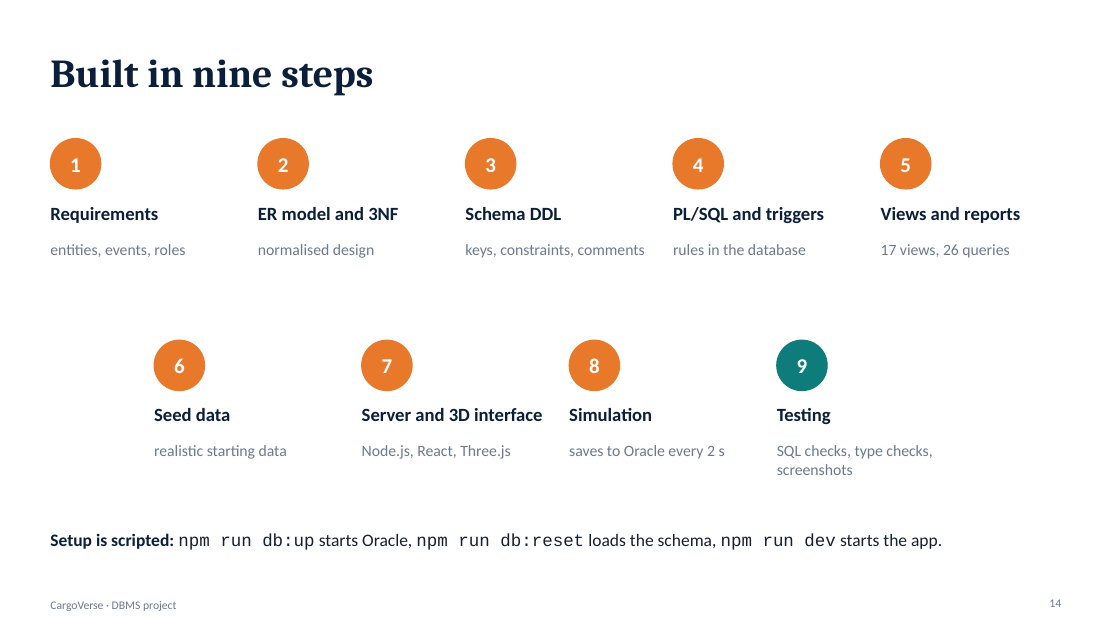
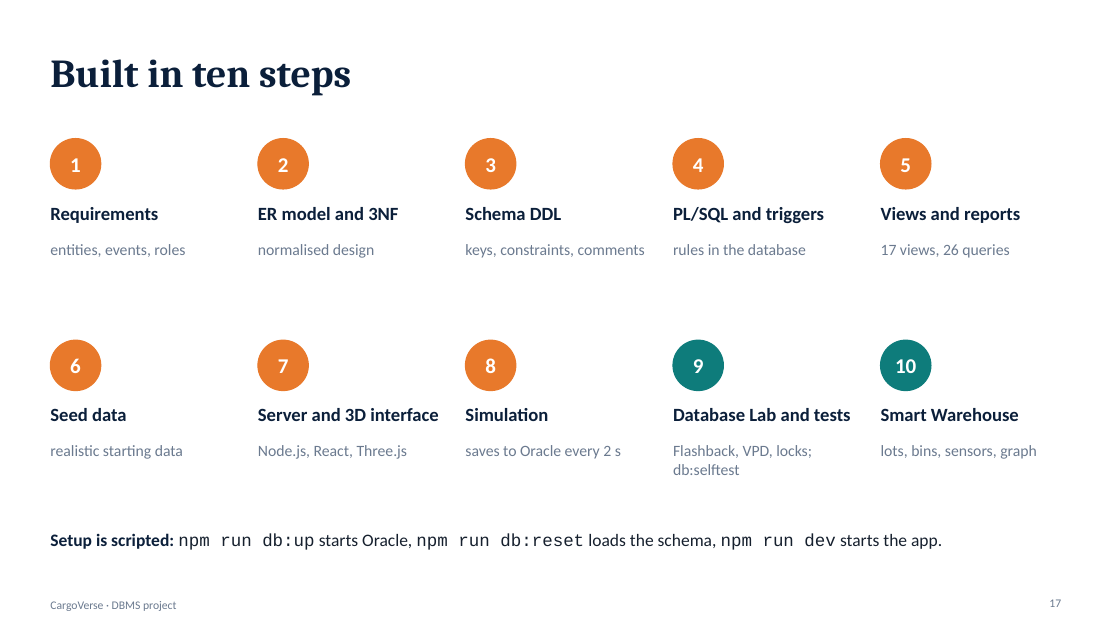
Before and after one commit to Vishal-S007/CargoVerse, a slide deck: slide 17 of docs/CargoVerse-Presentation.pptx (slide 14 before the commit). Drawn at 1120x630 pixels with LibreOffice and Linux fonts; fonts in the diff are those of the drawing. Boxes give left, top, right and bottom in pixels: in the first picture for what was removed or moved away, otherwise in the second. Text is boxed around its words. In the diff, an @@ line names an element or a change of style, - is before the commit and + after.

Commit message:
Run anywhere: fix the lockfile, cross-platform build script, setup guide for Windows/macOS/Linux, smoke test and CI with Oracle

```diff
--- a/docs/CargoVerse-Presentation.pptx
+++ b/docs/CargoVerse-Presentation.pptx
@@ title at [50,59,351,96]: text changed @@
-Built in nine steps
+Built in ten steps
@@ 10 texts, 4 ellipses: place and size @@
-10 texts, 4 ellipses at [154,340,828,459]
+10 texts, 4 ellipses at [50,340,723,459]
@@ ellipse added at [881,340,931,391], fill #0E7C7B, outline #0E7C7B 1 pt @@
@@ text added at [895,359,916,373], 18 pt, text #FFFFFF, bold @@
+10
@@ text at [673,408,851,421]: text changed @@
-Testing
+Database Lab and tests
@@ text added at [881,408,1019,421], 16 pt, text #0B1F3A, bold @@
+Smart Warehouse
@@ text at [673,445,812,475]: text changed @@
-SQL checks, type checks, screenshots
+Flashback, VPD, locks; db:selftest
@@ text added at [881,445,1037,459], 13.5 pt, text #6B7A8F @@
+lots, bins, sensors, graph
@@ page number at [1049,599,1061,607]: text changed @@
-14
+17
```
Also in this commit, not shown: 5 other slides changed, 3 slides added, 8 other files.
